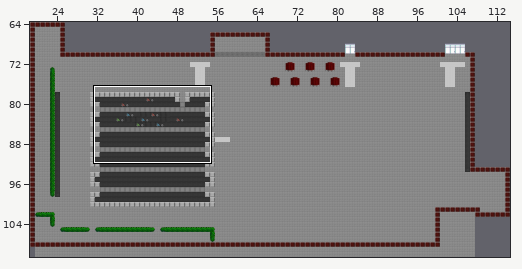
Two versions of a level (Tiled map (JSON), maps/erba_inner_yard.json). The first picture is a wide view before the edit; the outline marks the close-up.
Close-up. Old version:
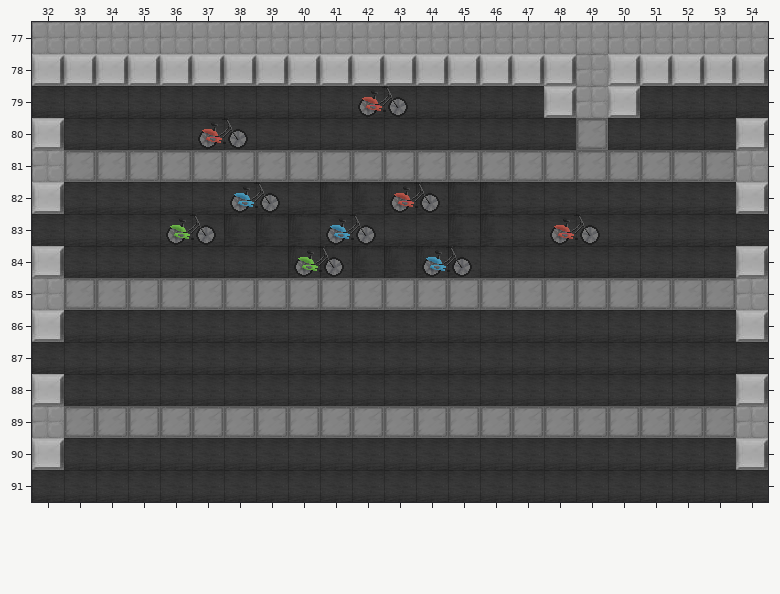
Cells are 32x32 px. Shown: x 32..54, y 77..91.
After:
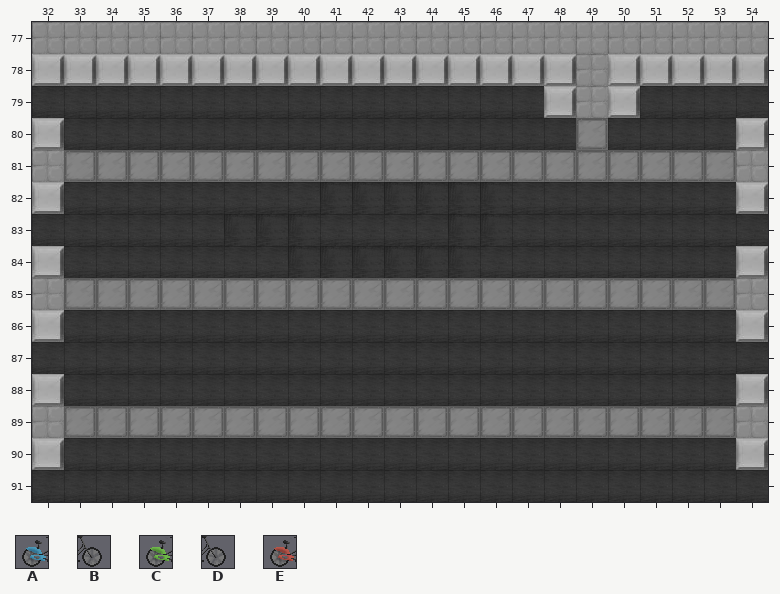
Key: from "erba_outdoor": A 27, B 28, C 35, D 36, E 43.
_ is an empty cell.
Commit message: Deploying to gh-pages from master @ 7dee54c9e71eee747a03c30731088eaa66bd5094 🚀
Difference:
{"where": "layer \"world\""}
{"y":79,"x":42,"old":"ED","new":"__"}
{"y":80,"x":37,"old":"ED","new":"__"}
{"y":82,"x":38,"old":"AB","new":"__"}
{"y":82,"x":43,"old":"ED","new":"__"}
{"y":83,"x":36,"old":"CD","new":"__"}
{"y":83,"x":41,"old":"AB","new":"__"}
{"y":83,"x":48,"old":"ED","new":"__"}
{"y":84,"x":40,"old":"CD","new":"__"}
{"y":84,"x":44,"old":"AB","new":"__"}
